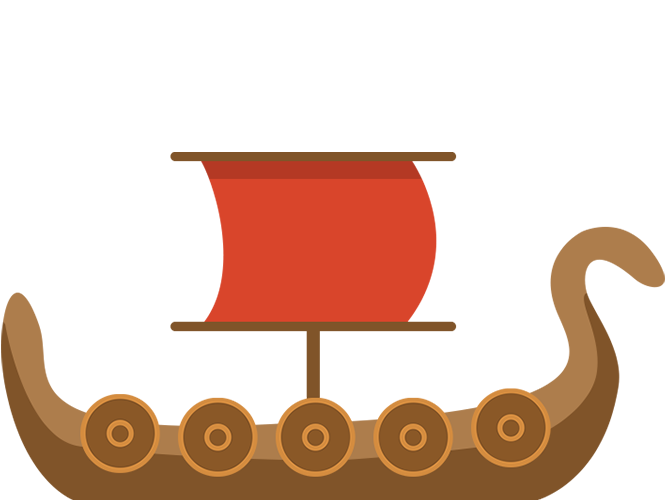
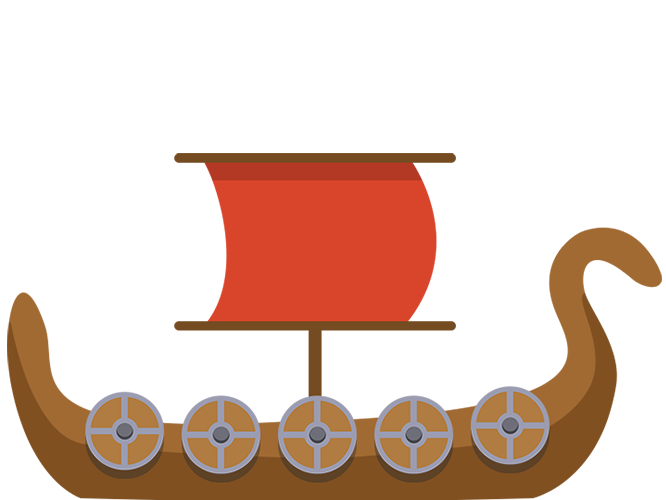
Comparing the layer stacks of the two 666 x 500 images. Changes:
renamed "Boat v4" to "Boat v7 copy", painted on it over [1, 152, 665, 500]
